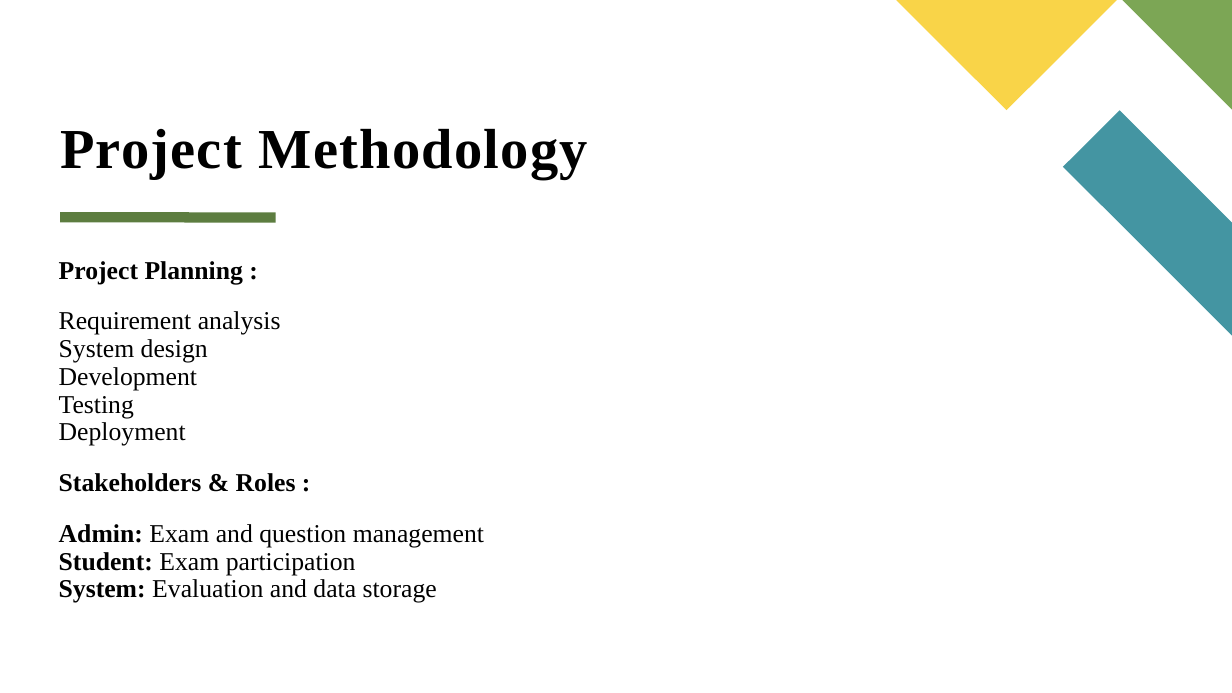
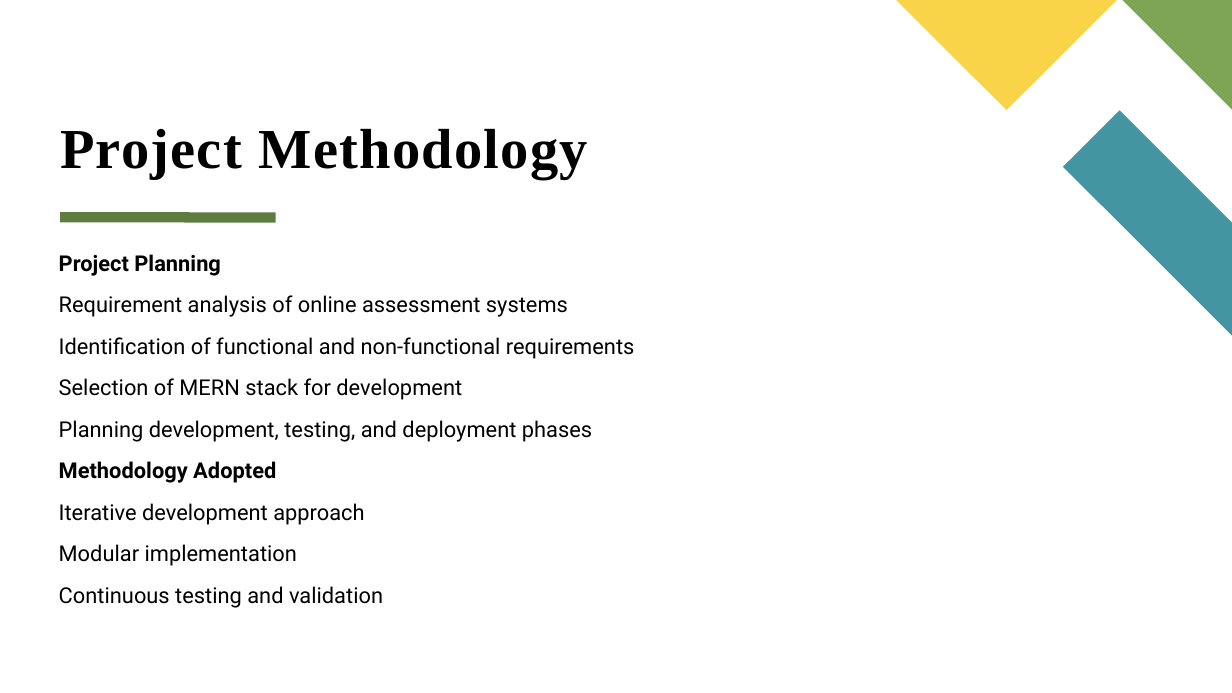
Before and after one commit to Jeevan-018/code-a-thon, a slide deck: slide 8 of Main Project Final Report/Presentation/Seminar PPT Template B24.pptx (slide 7 before the commit). Drawn at 1232x693 pixels with LibreOffice and Linux fonts; fonts in the diff are those of the drawing; background and template pictures are left out. Boxes give left, top, right and bottom in pixels: in the first picture for what was removed or moved away, otherwise in the second. Text is boxed around its words. In the diff, an @@ line names an element or a change of style, - is before the commit and + after.

Commit message:
Update exam management, styles, and dashboard features

```diff
--- a/Main Project Final Report/Presentation/Seminar PPT Template B24.pptx
+++ b/Main Project Final Report/Presentation/Seminar PPT Template B24.pptx
@@ text at (x1=59, y1=254, x2=635, y2=608): text changed; size 20 to 17 pt; font Times New Roman to Roboto @@
-Project Planning :
-Requirement analysis
-System design
-Development
-Testing
-Deployment
-Stakeholders & Roles :
-Admin: Exam and question management
-Student: Exam participation
-System: Evaluation and data storage
+Project Planning
+Requirement analysis of online assessment systems
+Identification of functional and non-functional requirements
+Selection of MERN stack for development
+Planning development, testing, and deployment phases
+Methodology Adopted
+Iterative development approach
+Modular implementation
+Continuous testing and validation
```
Also in this commit, not shown: 5 other slides changed, 2 slides added, 2 slides removed, 9 other files.
